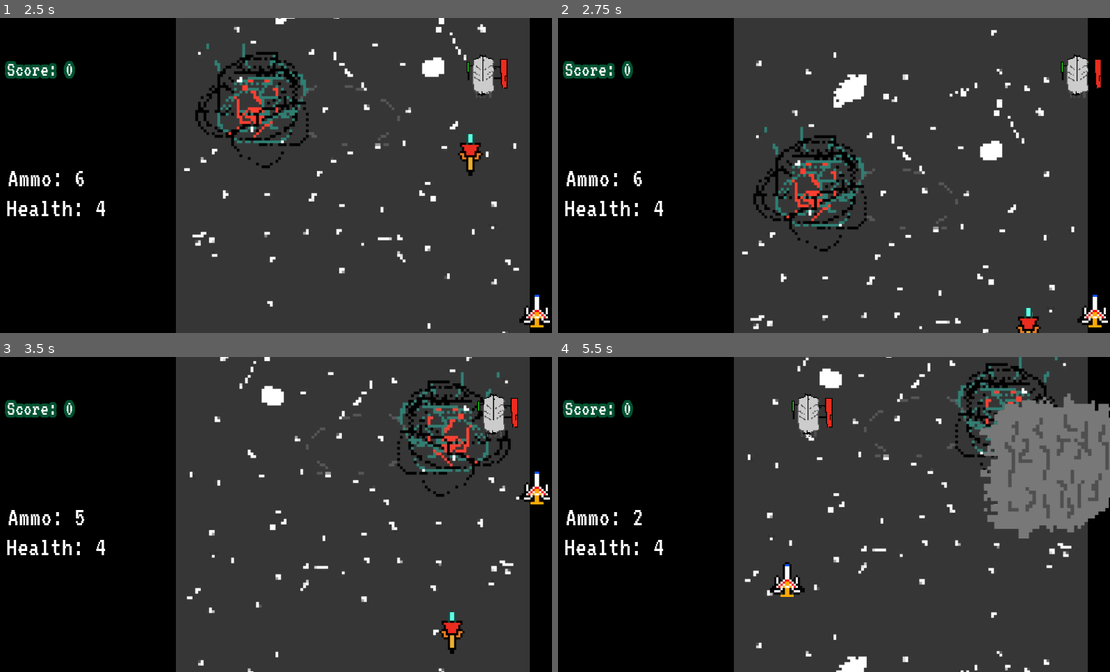
Above: before the commit, frames 1-4 (two rows, left to right).
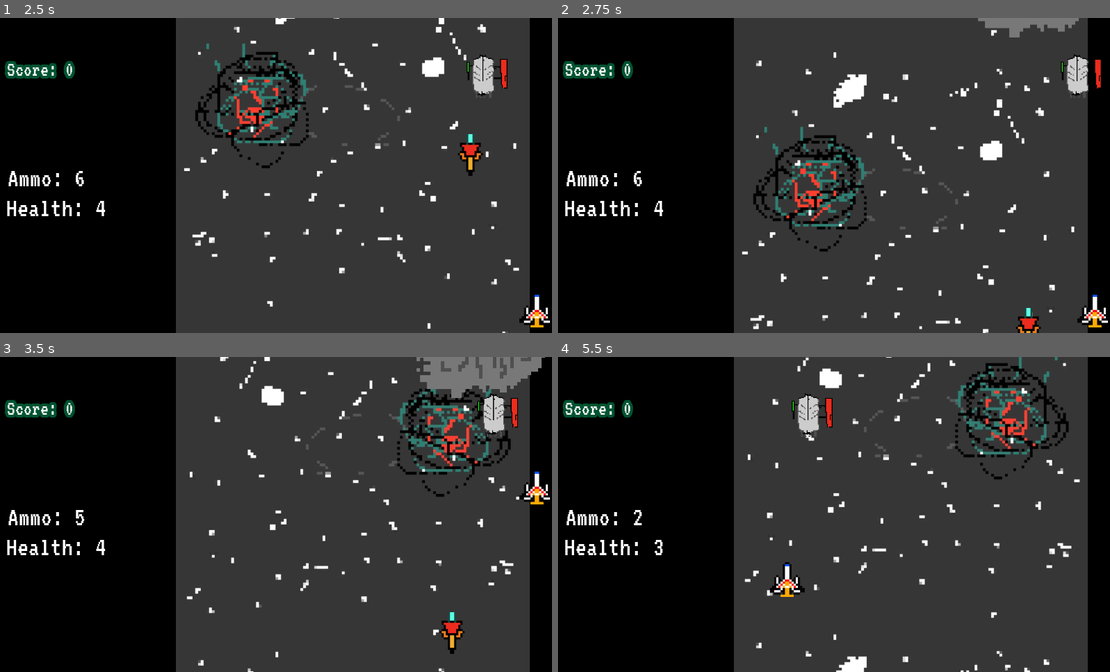
Above: after the commit, the same moments.

Repository: jiwookki/new-grBattle
Game: Godot game, scene res://mainscenes/Main.tscn
Two runs of this game, one before a commit and one after it. Both use one fixed random seed, a clock stepped at 60 frames per second and the inputs below.
Inputs:
- Up to frame 1 (2.5 s): tap Space (player_shoot) at 0.5, 0.6, 1.35, 2.1 s; hold D (movement_right) 0.53-1.28 s; tap Enter (ui_accept) at 0.77, 1.52 s; hold S (movement_down) 1.28-2.03 s; hold D (movement_right) from 2.03 s (still down)
- Up to frame 2 (2.75 s): keep holding D (movement_right)
- Up to frame 3 (3.5 s): release D (movement_right) at 2.78 s; hold W (movement_up) from 2.78 s (still down); tap Space (player_shoot) at 2.85 s; tap Enter (ui_accept) at 3.02 s
- Up to frame 4 (5.5 s): release W (movement_up) at 3.53 s; hold A (movement_left) 3.53-5.03 s; tap Space (player_shoot) at 3.6, 4.35, 5.1 s; tap Enter (ui_accept) at 3.77, 4.52 s; hold S (movement_down) from 5.03 s (still down)

Frame 1 is identical in both runs. In frame 2, 0.6% of the frame differs, in the area x 76-95%, y 0-7%; in frame 3, 2.0%; in frame 4, 8.6%, in the area x 17-100%, y 11-63%.

Commit message:
fixed errors during gameplay, scoring bug, added visualizers in tutorial

Diff:
--- a/Asteroid.gd
+++ b/Asteroid.gd
@@ -1,29 +1,32 @@
-extends Area2D
+extends "res://GameMovObj.gd"
 
 
 # Declare member variables here. Examples:
 # var a = 2
 # var b = "text"
+
+
+
 export var fall_speed : float
 
 export var knockback : int
 
 export var damage : int
 
-var _max_y : int
-
 # Called when the node enters the scene tree for the first time.
 func _ready():
-	_max_y = get_viewport_rect().size.y + get_node("./Sprite").texture.get_height() / 2
+	_init_boundary()
+	minY = -200
+	maxY = get_viewport_rect().size.y + get_node("./Sprite").texture.get_height() / 2
 
 
 # Called every frame. 'delta' is the elapsed time since the previous frame.
 func _process(delta):
 	position.y += fall_speed * delta
-	if position.y > _max_y:
-		emit_signal("tree_exiting", true)
+	if position.y > maxY:
+		emit_signal("on_despawn", true)
 		queue_free()
-
+	_keep_boundary()
 
 
 
--- a/Enemy1Health.gd
+++ b/Enemy1Health.gd
@@ -17,8 +17,9 @@
 	._ready()
 	damageSounder = get_node("./DamageSounder")
 
-
-
+func die():
+	if health <= 0:
+		.die()
 # Called every frame. 'delta' is the elapsed time since the previous frame.
 #func _process(delta):
 #	pass
--- a/Enemy1Movement.gd
+++ b/Enemy1Movement.gd
@@ -4,6 +4,7 @@
 # Declare member variables here. Examples:
 # var a = 2
 # var b = "text"
+
 
 export var speed : float
 export var max_offset : float
@@ -51,4 +52,4 @@
 
 
 func _on_death():
-	emit_signal("tree_exiting", true)
+	emit_signal("on_despawn", true)
--- a/EnemySpawner.gd
+++ b/EnemySpawner.gd
@@ -38,7 +38,7 @@
 func _spawn():
 	_new_enemy = enemy_scene.instance()
 	_new_enemy.global_position = Vector2(rng.randi_range(spawn_x_min, spawn_x_max), position.y)
-	_new_enemy.connect("tree_exiting", self, "_on_enemy_death")
+	_new_enemy.connect("on_despawn", self, "_on_enemy_death")
 	_root.add_child(_new_enemy)
 
 # Called every frame. 'delta' is the elapsed time since the previous frame.
--- a/GameMovObj.gd
+++ b/GameMovObj.gd
@@ -5,7 +5,7 @@
 # var a = 2
 # var b = "text"
 
-
+signal on_despawn
 
 export var border_offset = 362
 export var border_x = 612
--- a/HealthTracker.gd
+++ b/HealthTracker.gd
@@ -31,5 +31,4 @@
 # Called every frame. 'delta' is the elapsed time since the previous frame.
 func _process(delta):
 	if health <= 0:
-		print("deads")
 		die()
--- a/mainscenes/Game.tscn
+++ b/mainscenes/Game.tscn
@@ -163,6 +163,5 @@
 [connection signal="score_changed" from="." to="Control/ScoreCounter" method="on_update_value"]
 [connection signal="animation_finished" from="Flasher" to="." method="_show_game_over"]
 [connection signal="area_entered" from="Delta1" to="Delta1/Health" method="_on_Delta1_area_entered"]
-[connection signal="tree_exiting" from="Delta1" to="Delta1" method="_on_game_over"]
 [connection signal="update_ammo_count" from="Delta1/Gun" to="Control/AmmoDisp" method="on_update_value"]
 [connection signal="on_health_change" from="Delta1/Health" to="Control/HealthDisp" method="on_update_value"]
--- a/mainscenes/Tutorial.tscn
+++ b/mainscenes/Tutorial.tscn
@@ -1,10 +1,12 @@
-[gd_scene load_steps=9 format=2]
+[gd_scene load_steps=12 format=2]
 
 [ext_resource path="res://VT323-Regular.ttf" type="DynamicFontData" id=1]
 [ext_resource path="res://sprites/delta1_1.png" type="Texture" id=2]
 [ext_resource path="res://MenuStarter.gd" type="Script" id=3]
 [ext_resource path="res://sprites/backdrop.PNG" type="Texture" id=4]
 [ext_resource path="res://audio/select.wav" type="AudioStream" id=5]
+[ext_resource path="res://sprites/a.PNG" type="Texture" id=6]
+[ext_resource path="res://mainscenes/TutorialViz.gd" type="Script" id=7]
 
 [sub_resource type="DynamicFont" id=1]
 size = 64
@@ -21,6 +23,23 @@
 outline_color = Color( 0, 0, 0, 1 )
 font_data = ExtResource( 1 )
 
+[sub_resource type="Animation" id=4]
+resource_name = "Pacing"
+length = 2.0
+loop = true
+tracks/0/type = "value"
+tracks/0/path = NodePath("AnimationPlayer/FakeEnemy:position")
+tracks/0/interp = 1
+tracks/0/loop_wrap = true
+tracks/0/imported = false
+tracks/0/enabled = true
+tracks/0/keys = {
+"times": PoolRealArray( 0, 1, 2 ),
+"transitions": PoolRealArray( 1, 1, 1 ),
+"update": 0,
+"values": [ Vector2( 141, 194 ), Vector2( 341, 194 ), Vector2( 141, 194 ) ]
+}
+
 [node name="Control" type="Control"]
 anchor_right = 1.0
 anchor_bottom = 1.0
@@ -30,23 +49,20 @@
 scale = Vector2( 0.534722, 0.518056 )
 texture = ExtResource( 4 )
 
-[node name="Delta11" type="Sprite" parent="."]
-position = Vector2( 241, 294 )
-texture = ExtResource( 2 )
-
 [node name="Title" type="Label" parent="."]
-margin_left = 363.0
-margin_top = 18.0
-margin_right = 590.0
-margin_bottom = 83.0
+margin_left = 350.0
+margin_top = 13.0
+margin_right = 636.0
+margin_bottom = 78.0
 custom_fonts/font = SubResource( 1 )
-text = "Tutorial"
+text = "How to play"
 
 [node name="Title2" type="Label" parent="."]
-margin_left = 555.0
-margin_top = 152.0
-margin_right = 1106.0
-margin_bottom = 409.0
+margin_left = 484.0
+margin_top = 85.0
+margin_right = 769.0
+margin_bottom = 342.0
+rect_pivot_offset = Vector2( 197, 129 )
 custom_fonts/font = SubResource( 3 )
 text = "Use D-Pad or
 WASD to move
@@ -54,16 +70,41 @@
 Press Space or
 Cross to shoot"
 
+[node name="Title3" type="Label" parent="."]
+margin_left = 481.0
+margin_top = 369.0
+margin_right = 899.0
+margin_bottom = 530.0
+rect_pivot_offset = Vector2( 197, 129 )
+custom_fonts/font = SubResource( 3 )
+text = "Shoot down the aliens
+and avoid the falling
+asteroids"
+
 [node name="Start" type="Label" parent="."]
-margin_left = 527.0
-margin_top = 457.0
-margin_right = 852.0
-margin_bottom = 506.0
+margin_left = 51.0
+margin_top = 483.0
+margin_right = 428.0
+margin_bottom = 532.0
 custom_colors/font_color = Color( 0.682353, 1, 0.705882, 1 )
 custom_fonts/font = SubResource( 2 )
-text = "Press any button to start"
+text = "Press Space or Cross to start"
 script = ExtResource( 3 )
 
 [node name="AudioStreamPlayer" type="AudioStreamPlayer" parent="."]
 stream = ExtResource( 5 )
 autoplay = true
+
+[node name="AnimationPlayer" type="AnimationPlayer" parent="."]
+autoplay = "Pacing"
+anims/Pacing = SubResource( 4 )
+
+[node name="FakeEnemy" type="Sprite" parent="AnimationPlayer"]
+position = Vector2( 287.635, 194 )
+texture = ExtResource( 6 )
+
+[node name="Delta12" type="Sprite" parent="AnimationPlayer"]
+position = Vector2( 237, 372 )
+texture = ExtResource( 2 )
+script = ExtResource( 7 )
+viz_displacement = 30
--- /dev/null
+++ b/mainscenes/TutorialViz.gd
@@ -0,0 +1,21 @@
+extends Sprite
+
+
+# Declare member variables here. Examples:
+# var a = 2
+# var b = "text"
+
+
+export var viz_displacement : int
+
+var initialPosition: Vector2
+
+
+# Called when the node enters the scene tree for the first time.
+func _ready():
+	initialPosition = position
+
+
+# Called every frame. 'delta' is the elapsed time since the previous frame.
+func _process(delta):
+	position = initialPosition + Input.get_vector("movement_left", "movement_right", "movement_up", "movement_down") * viz_displacement
Not shown, changed: Gamma Ray Battle .vpk
